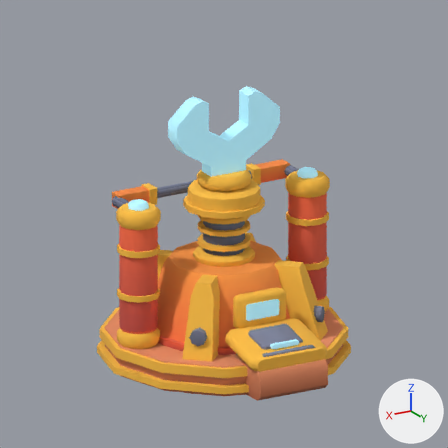
One commit to the Blender file art/models/repair_station_levels/repair_station_levels.blend: the scene before it, then after it.
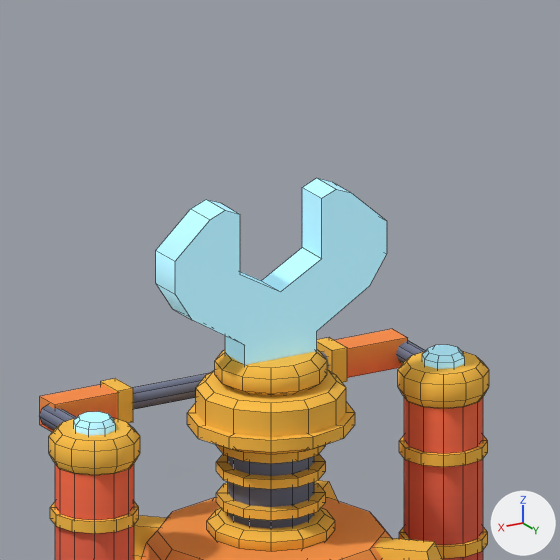
Old and new are each drawn from the file's camera 'REPAIR_STATION_L08_CAMERA' and again close up on the part from 21% to 81% of the width and 0% to 61% of the height. Arrows for +X, +Y and +Z are at lower right; the lights stay in place. The last two pictures show the newer version. The close-ups show mesh edges as thin lines.

The older version as bpy lines, for what is in view:
```python
me_base_mesh_008 = bpy.data.meshes.new('base_mesh.008')
me_base_mesh_008.from_pydata(...)  # 1468 vertices, 1244 faces; spans x -0.638..0.638, y -0.638..0.706, z 0.0..1.064
me_base_mesh_008.materials.append(mat_repair_station_palette)  # picture img_repair_station_colormap
me_service_mesh_008 = bpy.data.meshes.new('service_mesh.008')
me_service_mesh_008.from_pydata(...)  # 118 vertices, 77 faces; spans x -0.543..0.543, y -0.063..0.619, z 0.313..1.472
me_service_mesh_008.materials.append(mat_repair_station_energy)
ob_repair_l08_base_mesh = bpy.data.objects.new('REPAIR_L08_base_mesh', me_base_mesh_008)
ob_repair_l08_base_mesh.parent = ob_repair_l08_asset_root
ob_repair_l08_base_mesh.location = (0.0, 0.0, 0.0)
ob_repair_l08_service_mesh = bpy.data.objects.new('REPAIR_L08_service_mesh', me_service_mesh_008)
ob_repair_l08_service_mesh.parent = ob_repair_l08_asset_root
ob_repair_l08_service_mesh.location = (0.0, 0.0, 0.0)
```
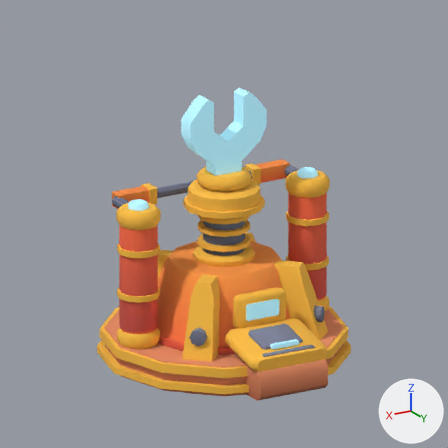
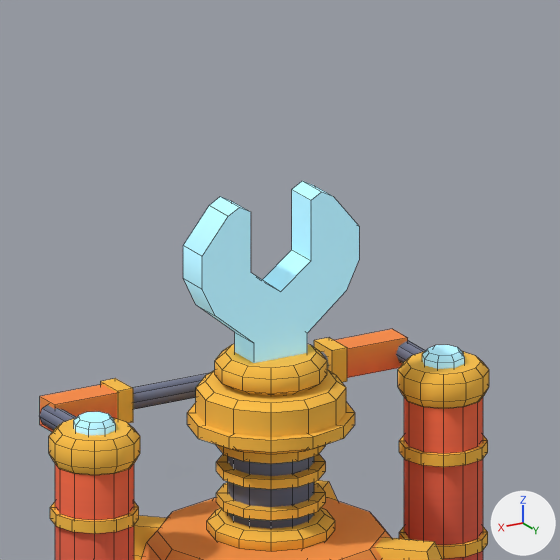
Location of each change, [x1, y1, x2, y2] in pixels of the close-ups (560 x 560 px; the box of a moved part takes in the faces that stretch with it):
'REPAIR_L08_service_mesh', reshaped
    before: [74, 178, 465, 435]
    after: [74, 181, 465, 435]
part 1 of me_service_mesh_008, moved or reshaped
    before: [156, 178, 387, 366]
    after: [183, 181, 359, 363]

Diff of the bpy script that builds the scene:
```diff
--- a/art/models/repair_station_levels/repair_station_levels.blend.py
+++ b/art/models/repair_station_levels/repair_station_levels.blend.py
@@ me_service_mesh_008 @@
 me_service_mesh_008.from_pydata(...)  # 118 vertices, 77 faces; spans x -0.543..0.543, y -0.063..0.619, z 0.313..1.472
 # used by ob_repair_l08_service_mesh; parent = ob_repair_l08_asset_root; location = (0.0, 0.0, 0.0)
+# me_service_mesh_008 part 1: the loose piece of 38 vertices spanning x -0.297..0.297, y -0.047..0.047, z 1.008..1.472 is scaled about its middle by (0.741, 1, 1)
 me_service_mesh_008.materials.append(mat_repair_station_energy)
```
